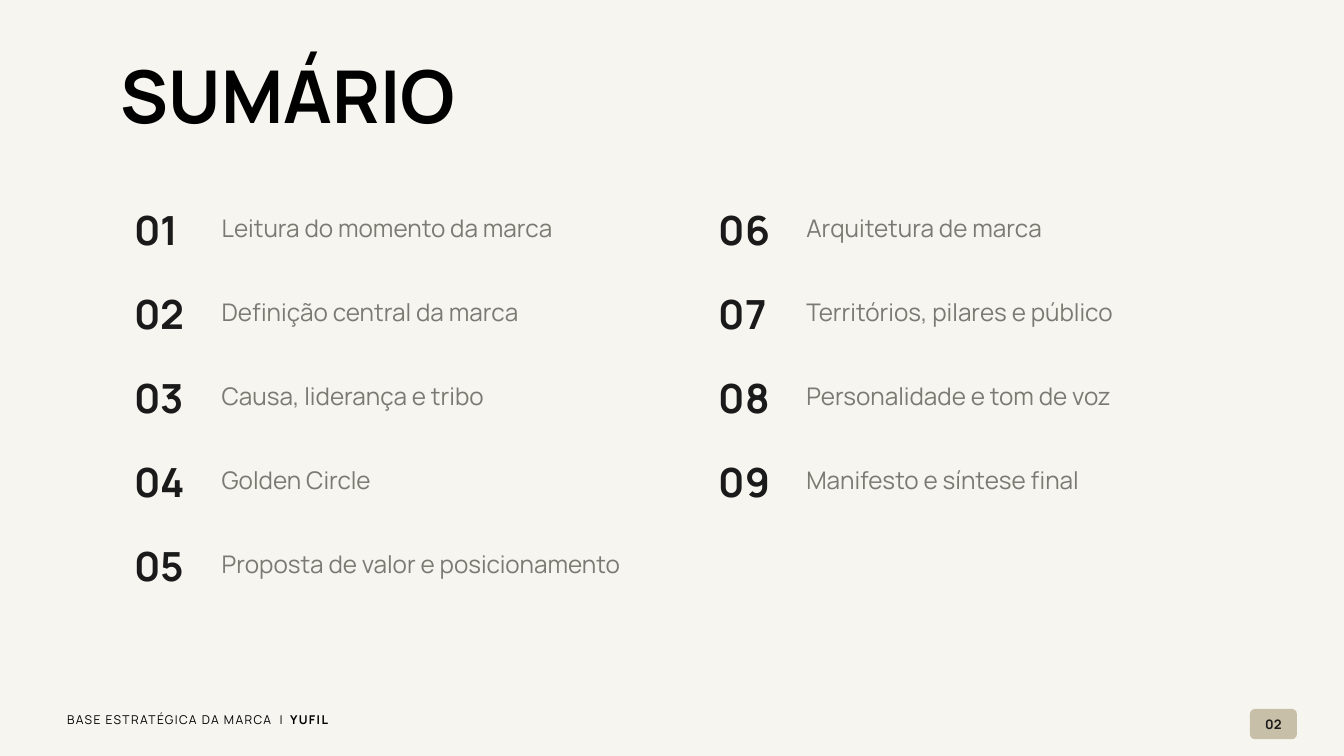
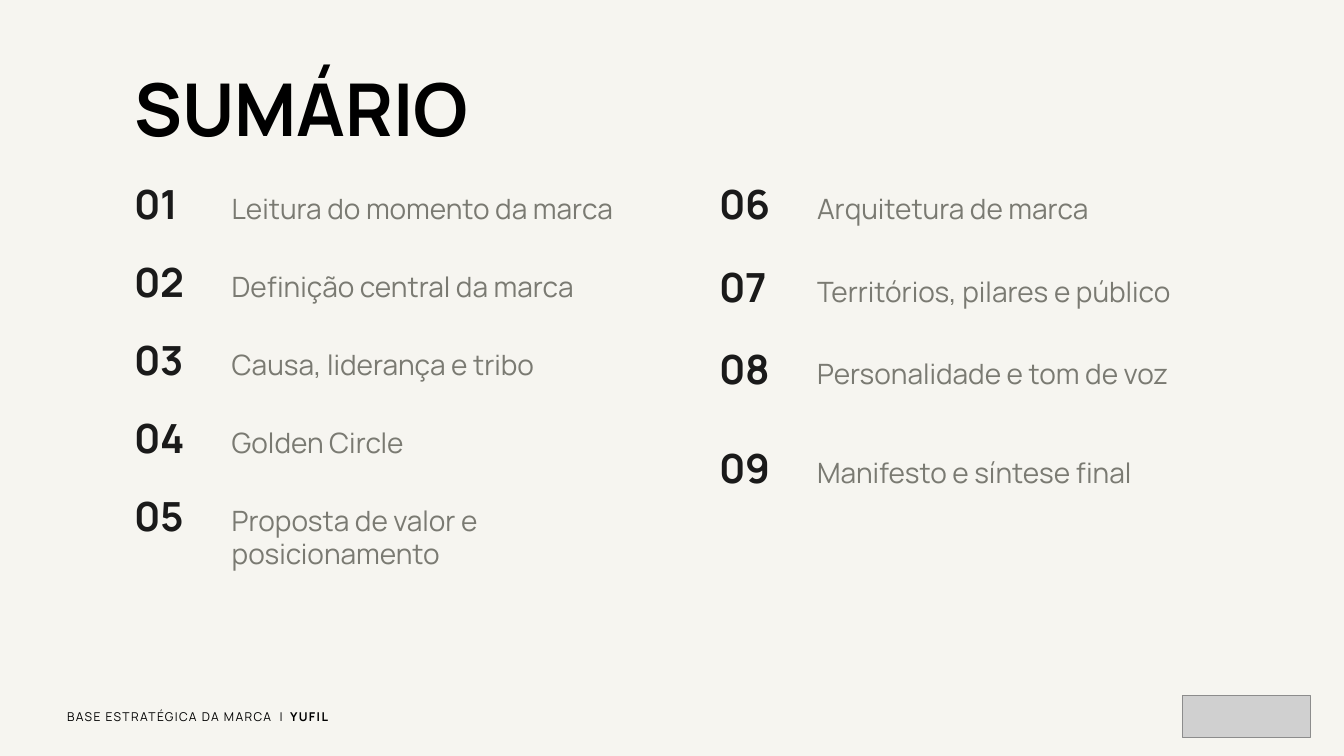
Before and after one commit to kellyalbertkabrand/apresentacoes, a slide deck: slide 2 of MODELO-BASE-ESTRATEGICA.pptx. Drawn at 1344x756 pixels with LibreOffice and Linux fonts; fonts in the diff are those of the drawing; grey boxes stand for pictures; background and template pictures are left out. Boxes give left, top, right and bottom in pixels: in the first picture for what was removed or moved away, otherwise in the second. Text is boxed around its words. In the diff, an @@ line names an element or a change of style, - is before the commit and + after.

```diff
--- a/MODELO-BASE-ESTRATEGICA.pptx
+++ b/MODELO-BASE-ESTRATEGICA.pptx
@@ text "SUMÁRIO": place and size @@
-text "SUMÁRIO" at (121, 55, 455, 124)
+text "SUMÁRIO" at (134, 68, 468, 137)
@@ text "01": place and size @@
-text "01" at (134, 215, 178, 246)
+text "01" at (134, 189, 178, 220)
@@ text "06": place and size @@
-text "06" at (719, 215, 770, 246)
+text "06" at (720, 189, 771, 220)
@@ text "Leitura do momento da marca": place and size @@
-text "Leitura do momento da marca" at (222, 219, 552, 238)
+text "Leitura do momento da marca" at (232, 199, 613, 220)
@@ text "Arquitetura de marca": place and size @@
-text "Arquitetura de marca" at (806, 219, 1041, 243)
+text "Arquitetura de marca" at (817, 199, 1088, 226)
@@ text "02": place and size @@
-text "02" at (134, 299, 184, 330)
+text "02" at (134, 267, 184, 298)
@@ text "Definição central da marca": place and size @@
-text "Definição central da marca" at (222, 303, 518, 327)
+text "Definição central da marca" at (232, 276, 574, 304)
@@ text "07": place and size @@
-text "07" at (719, 299, 767, 330)
+text "07" at (720, 272, 768, 303)
@@ text "Territórios, pilares e público": place and size @@
-text "Territórios, pilares e público" at (806, 302, 1113, 327)
+text "Territórios, pilares e público" at (817, 280, 1170, 309)
@@ text "03": place and size @@
-text "03" at (134, 383, 184, 414)
+text "03" at (134, 345, 184, 376)
@@ text "Causa, liderança e tribo": place and size @@
-text "Causa, liderança e tribo" at (222, 387, 484, 411)
+text "Causa, liderança e tribo" at (232, 354, 534, 382)
@@ text "08": place and size @@
-text "08" at (719, 383, 770, 414)
+text "08" at (720, 354, 771, 385)
@@ text "Personalidade e tom de voz": place and size @@
-text "Personalidade e tom de voz" at (806, 387, 1111, 406)
+text "Personalidade e tom de voz" at (817, 363, 1168, 385)
@@ text "04": place and size @@
-text "04" at (134, 467, 185, 498)
+text "04" at (134, 423, 185, 454)
@@ text "Golden Circle": place and size @@
-text "Golden Circle" at (222, 471, 370, 490)
+text "Golden Circle" at (232, 432, 403, 454)
@@ text "09": place and size @@
-text "09" at (719, 467, 770, 498)
+text "09" at (720, 453, 771, 484)
@@ text "Manifesto e síntese final": place and size @@
-text "Manifesto e síntese final" at (806, 470, 1079, 490)
+text "Manifesto e síntese final" at (817, 461, 1132, 484)
@@ text "05": place and size @@
-text "05" at (134, 551, 184, 582)
+text "05" at (134, 501, 184, 532)
@@ size 26 to 30 pt in 9 elements at (817, 461, 1132, 484), (232, 199, 613, 220), (817, 199, 1088, 226), (817, 280, 1170, 309), (817, 363, 1168, 385), (232, 276, 574, 304), (232, 354, 534, 382), (232, 432, 403, 454), (232, 510, 477, 571) @@
@@ text "Proposta de valor e posicionamento": place and size @@
-text "Proposta de valor e posicionamento" at (222, 555, 620, 579)
+text "Proposta de valor e posicionamento" at (232, 510, 477, 571)
@@ picture added at (1183, 696, 1310, 737) @@
@@ rounded rectangle removed at (1250, 709, 1297, 739) @@
-02
```
Also in this commit, not shown: 9 other slides changed, 3 other files.
